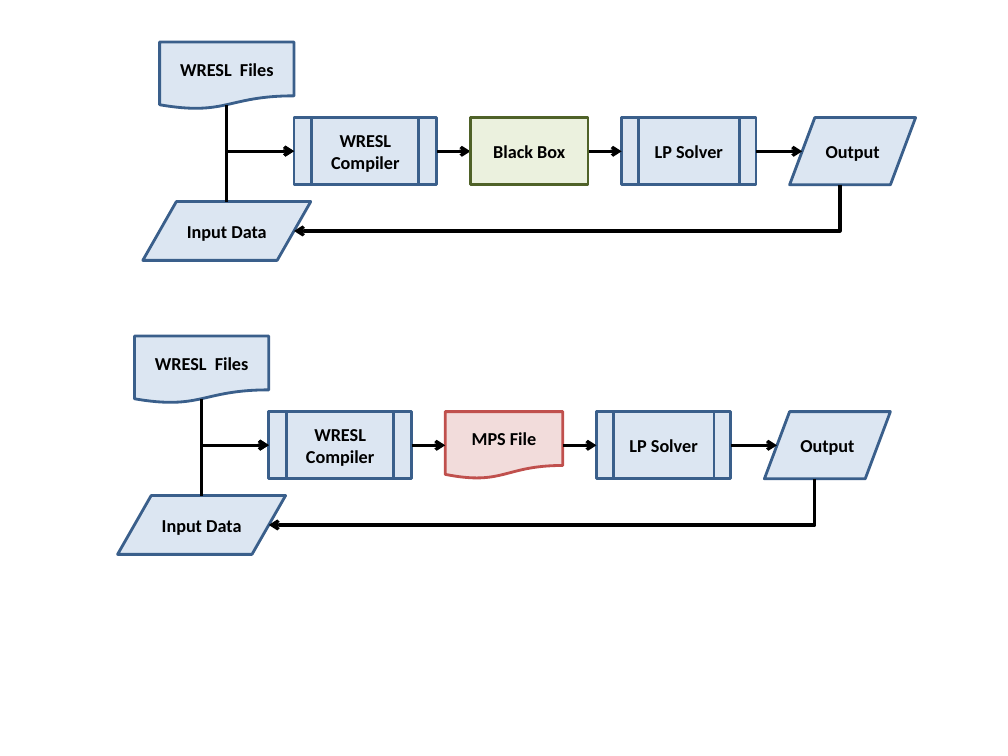
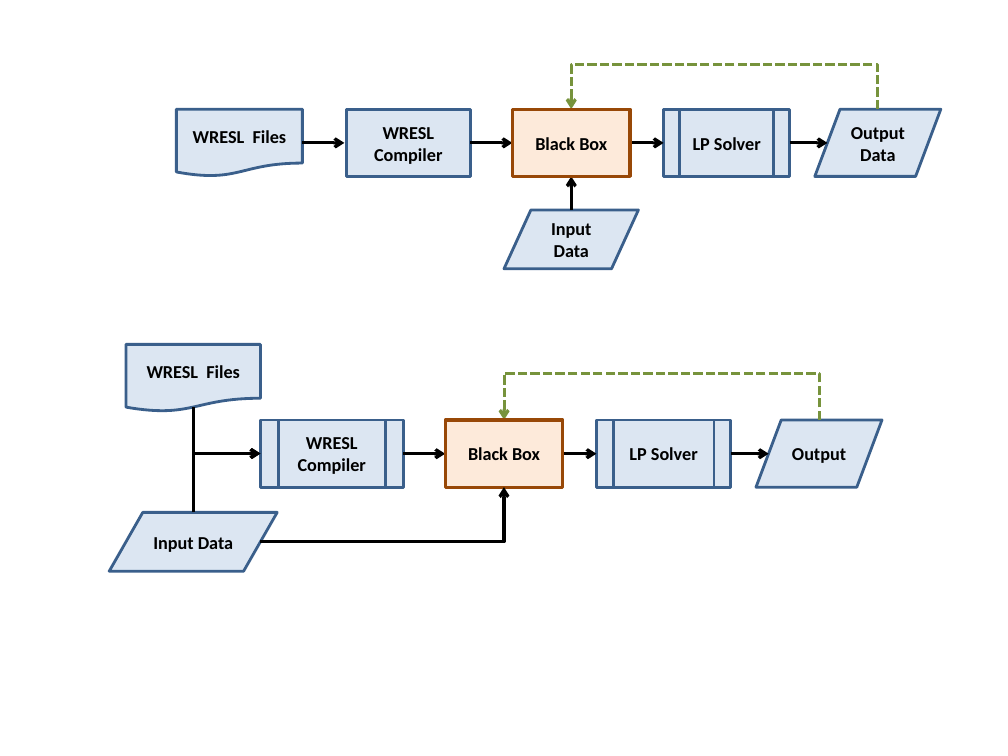
Before and after one commit to CentralValleyModeling/wrims, a slide deck: slide 3 of plans/flowchart_WRIMS.pptx. Drawn at 1008x756 pixels with LibreOffice and Linux fonts; fonts in the diff are those of the drawing. Boxes give left, top, right and bottom in pixels: in the first picture for what was removed or moved away, otherwise in the second. Text is boxed around its words. In the diff, an @@ line names an element or a change of style, - is before the commit and + after.

```diff
--- a/plans/flowchart_WRIMS.pptx
+++ b/plans/flowchart_WRIMS.pptx
@@ elbow arrow added from (878, 109) to (572, 109), #77933C 2.25 pt dashed @@
@@ flow chart document "WRESL Files": place and size @@
-flow chart document "WRESL Files" at bbox=[159, 42, 293, 110]
+flow chart document "WRESL Files" at bbox=[176, 109, 302, 176]
@@ rectangle "WRESL Compiler": place and size @@
-rectangle "WRESL Compiler" at bbox=[294, 118, 437, 185]
+rectangle "WRESL Compiler" at bbox=[347, 109, 471, 176]
@@ rectangle "WRESL Compiler" at bbox=[347, 109, 471, 176]: flow chart predefined process to rectangle @@
@@ rectangle "Black Box": place and size @@
-rectangle "Black Box" at bbox=[471, 118, 589, 185]
+rectangle "Black Box" at bbox=[512, 109, 630, 176]
@@ rectangle "Black Box" at bbox=[512, 109, 630, 176]: fill #EBF1DE to #FDEADA; outline #4F6228 2 pt to #984807 2.25 pt @@
@@ flow chart predefined process "LP Solver": place and size @@
-flow chart predefined process "LP Solver" at bbox=[622, 118, 756, 185]
+flow chart predefined process "LP Solver" at bbox=[663, 109, 789, 176]
@@ flow chart input output "Output": place and size @@
-flow chart input output "Output" at bbox=[789, 118, 915, 185]
+flow chart input output "Output" at bbox=[814, 109, 940, 176]
@@ elbow arrow moved from (227, 105) - (294, 151) to (302, 143) - (345, 143) @@
@@ elbow arrow moved from (436, 151) - (471, 151) to (471, 143) - (512, 143) @@
@@ elbow arrow moved from (588, 151) - (622, 151) to (630, 143) - (663, 143) @@
@@ elbow arrow moved from (756, 151) - (802, 151) to (789, 143) - (828, 143) @@
@@ text in flow chart input output at bbox=[860, 149, 895, 161]: paragraph added @@
+Data
@@ elbow arrow removed from (227, 202) to (294, 151) @@
@@ elbow arrow moved from (840, 184) - (294, 231) to (572, 210) - (572, 176) @@
@@ flow chart input output "Input Data": place and size @@
-flow chart input output "Input Data" at bbox=[143, 202, 311, 260]
+flow chart input output "Input Data" at bbox=[504, 210, 638, 268]
@@ elbow arrow added from (820, 420) to (504, 420), #77933C 2.25 pt dashed @@
@@ 1 flow chart input output, 1 flow chart document, 1 flow chart predefined process, 1 elbow arrow: place and size @@
-1 flow chart input output, 1 flow chart document, 1 flow chart predefined process, 1 elbow arrow at bbox=[134, 336, 890, 479]
+1 flow chart input output, 1 flow chart document, 1 flow chart predefined process, 1 elbow arrow at bbox=[126, 345, 882, 488]
@@ flow chart document removed at bbox=[446, 411, 563, 479] @@
-MPS File
@@ rectangle added at bbox=[446, 420, 563, 488], fill #FDEADA, outline #984807 2.25 pt, 13 pt, text #000000, bold @@
+Black Box
@@ flow chart predefined process "LP Solver": place and size @@
-flow chart predefined process "LP Solver" at bbox=[597, 411, 731, 479]
+flow chart predefined process "LP Solver" at bbox=[597, 420, 731, 488]
@@ elbow arrow moved from (202, 496) - (269, 446) to (194, 512) - (260, 454) @@
@@ elbow arrow moved from (411, 446) - (446, 446) to (403, 454) - (446, 454) @@
@@ elbow arrow moved from (562, 446) - (597, 446) to (562, 454) - (597, 454) @@
@@ elbow arrow moved from (731, 446) - (777, 446) to (731, 454) - (768, 454) @@
@@ elbow arrow moved from (814, 479) - (269, 525) to (260, 542) - (504, 487) @@
@@ flow chart input output "Input Data": place and size @@
-flow chart input output "Input Data" at bbox=[118, 496, 286, 554]
+flow chart input output "Input Data" at bbox=[109, 512, 277, 571]
```
Also in this commit, not shown: 1 other slide changed, 1 slide added, 1 other file.
